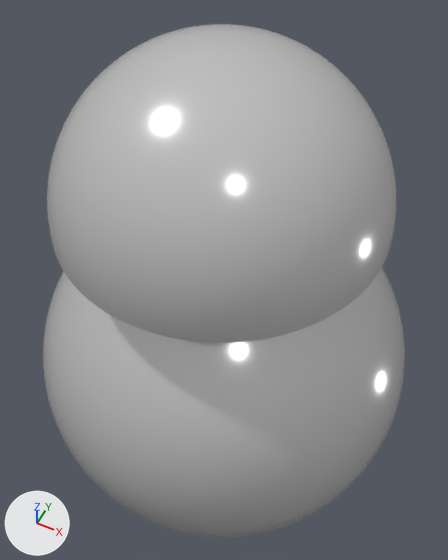
Before and after pictures for a commit that changed the Blender file assets/untitled.blend.
One viewpoint serves both versions: a camera (50 mm lens) standing at (0.626, -1.022, 2.091) and looking at (0.093, 0.044, 0.759). Every picture has the same lights, and +X, +Y and +Z are marked at lower left.

The first picture shows '魂伴-头', '魂伴-身'.
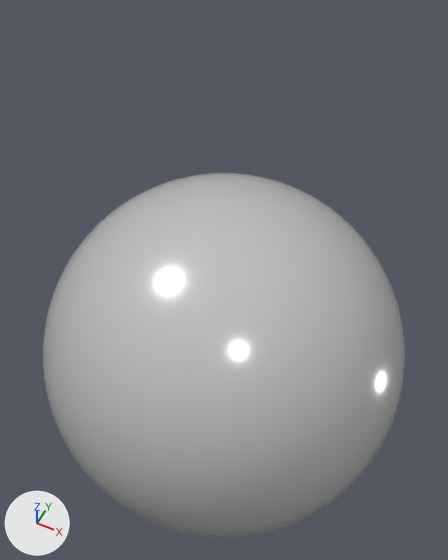
The newer file is also turned or shifted as a whole; pictures and numbers use the older file's frame.

Where the change shows, as pixel boxes [x1, y1, x2, y2] in the pictures (448 x 560 px):
'魂伴-头', mesh moved (not visible afterwards): before [47, 24, 396, 343]

The change, as a diff of the scene's bpy script:
```diff
--- a/assets/untitled.blend.py
+++ b/assets/untitled.blend.py
@@ me_魂伴_头 @@
 me_魂伴_头.from_pydata(...)  # 2048 vertices, 4092 faces; spans x -17.1..17.1, y -17.1..17.1, z 0.0..17.1
 # used by ob_魂伴_头; location = (0.109, 0.0, 1.081); scale = (0.0239, 0.0239, 0.0239)
+# me_魂伴_头 part 1: the whole mesh is moved by (0.3, 0.0, -24.8)
 me_魂伴_头.materials.append(mat_material_002)
```
